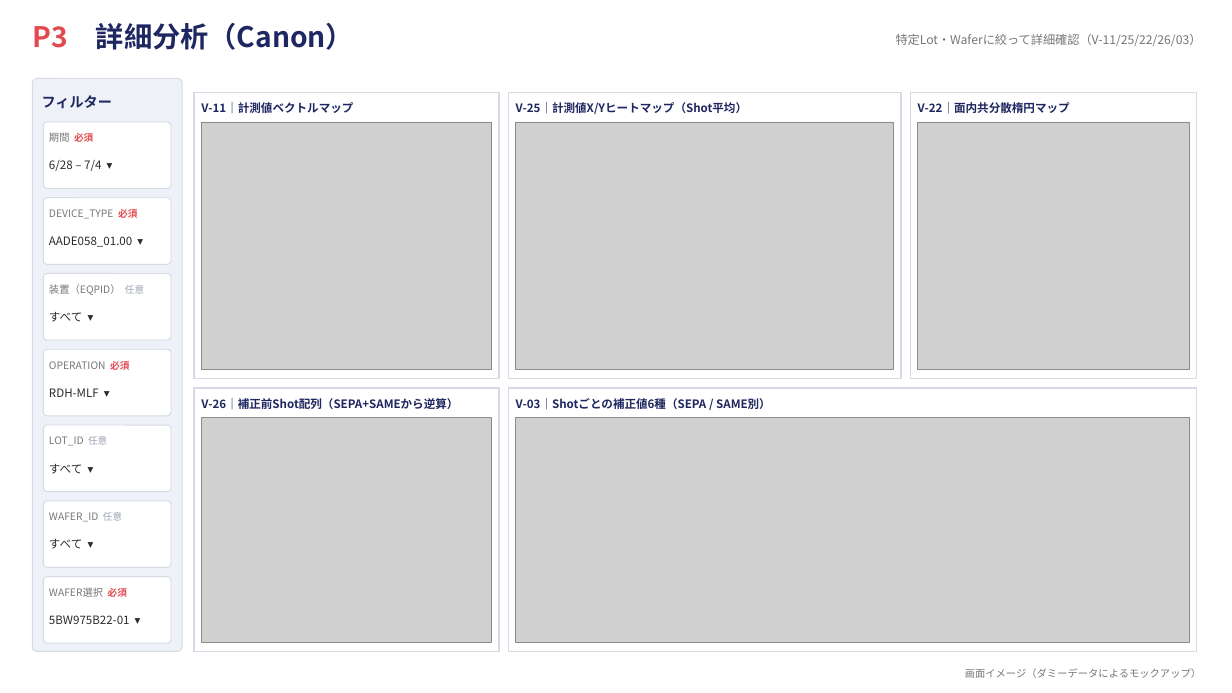
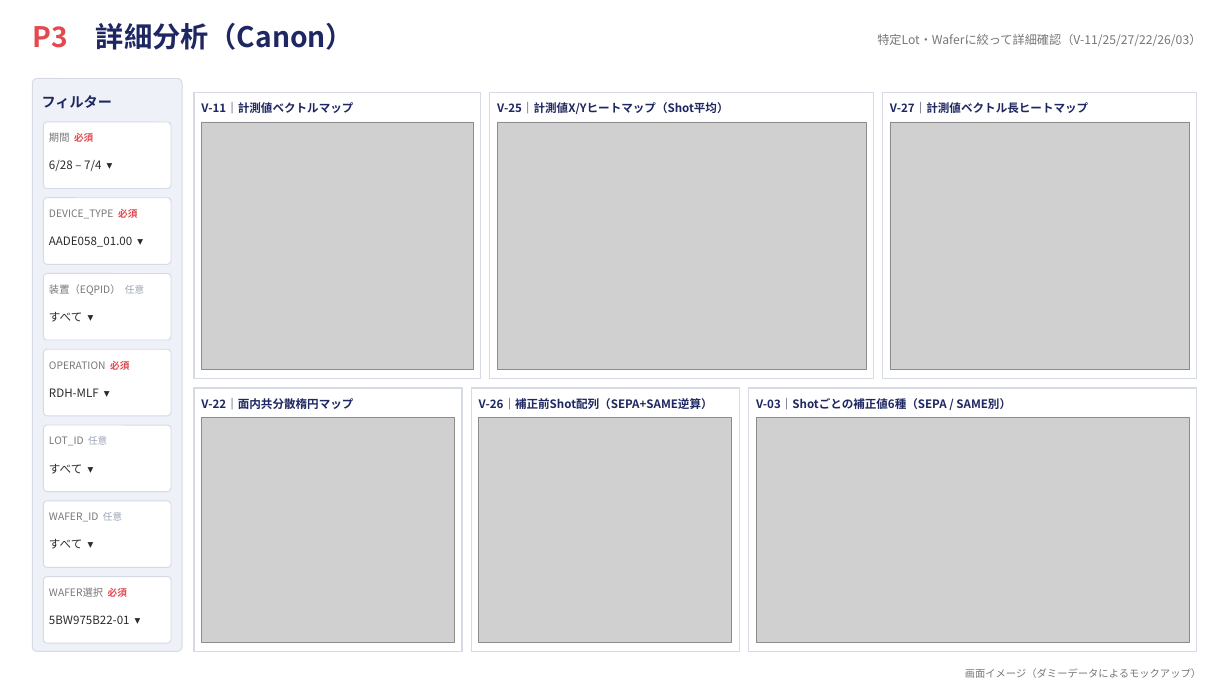
Before and after one commit to rsakamoto-0824/PowerBI_LithoBooster_DashBoard, a slide deck: slide 4 of dashboard_mockup.pptx. Drawn at 1232x693 pixels with LibreOffice and Linux fonts; fonts in the diff are those of the drawing; grey boxes stand for pictures. Boxes give left, top, right and bottom in pixels: in the first picture for what was removed or moved away, otherwise in the second. Text is boxed around its words. In the diff, an @@ line names an element or a change of style, - is before the commit and + after.

```diff
--- a/dashboard_mockup.pptx
+++ b/dashboard_mockup.pptx
@@ text at (877, 34, 1201, 46): text changed @@
-特定Lot・Waferに絞って詳細確認（V-11/25/22/26/03）
+特定Lot・Waferに絞って詳細確認（V-11/25/27/22/26/03）
@@ rectangle: place and size @@
-rectangle at (194, 92, 499, 379)
+rectangle at (194, 92, 481, 379)
@@ rectangle: place and size @@
-rectangle at (508, 92, 901, 379)
+rectangle at (490, 92, 873, 379)
@@ text "V-25｜計測値X/Yヒートマップ（Shot平均）": place and size @@
-text "V-25｜計測値X/Yヒートマップ（Shot平均）" at (516, 102, 747, 114)
+text "V-25｜計測値X/Yヒートマップ（Shot平均）" at (497, 102, 728, 114)
@@ rectangle: place and size @@
-rectangle at (910, 92, 1197, 379)
+rectangle at (883, 92, 1197, 379)
@@ text at (890, 102, 1088, 114): text changed @@
-V-22｜面内共分散楕円マップ
+V-27｜計測値ベクトル長ヒートマップ
@@ picture: place and size @@
-picture at (201, 122, 492, 370)
+picture at (201, 122, 473, 370)
@@ picture: place and size @@
-picture at (516, 122, 894, 370)
+picture at (497, 122, 866, 370)
@@ picture: place and size @@
-picture at (918, 122, 1189, 370)
+picture at (890, 122, 1189, 370)
@@ rectangle: place and size @@
-rectangle at (194, 388, 499, 652)
+rectangle at (194, 388, 462, 652)
@@ rectangle: place and size @@
-rectangle at (508, 388, 1197, 652)
+rectangle at (471, 388, 739, 652)
@@ rectangle added at (749, 388, 1197, 652), fill #FFFFFF, outline #D5DAE5 1 pt @@
@@ picture: place and size @@
-picture at (201, 418, 492, 642)
+picture at (201, 418, 455, 642)
@@ text at (201, 398, 353, 409): text changed @@
-V-26｜補正前Shot配列（SEPA+SAMEから逆算）
+V-22｜面内共分散楕円マップ
@@ text added at (479, 398, 713, 410), 9 pt, text #1E2761, bold @@
+V-26｜補正前Shot配列（SEPA+SAME逆算）
@@ picture added at (479, 418, 732, 642) @@
@@ picture: place and size @@
-picture at (516, 418, 1189, 642)
+picture at (756, 418, 1189, 642)
@@ text "V-03｜Shotごとの補正値6種（SEPA / SAME別）": place and size @@
-text "V-03｜Shotごとの補正値6種（SEPA / SAME別）" at (516, 398, 771, 410)
+text "V-03｜Shotごとの補正値6種（SEPA / SAME別）" at (756, 398, 1011, 410)
```
Also in this commit, not shown: 3 other slides changed, 1 other file.
